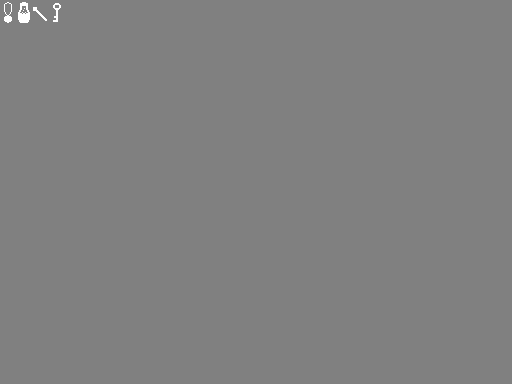
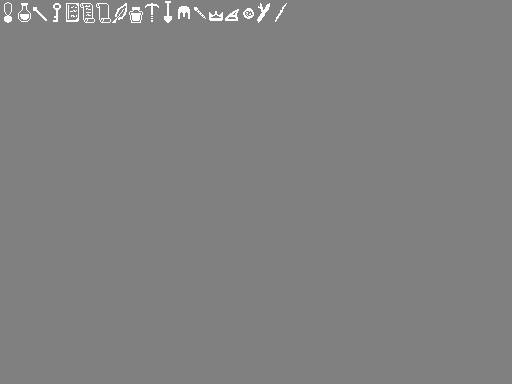
Revision of a layered 512x384 image; what changed, layer by layer:
painted on "Background" over [18, 1, 287, 23]
